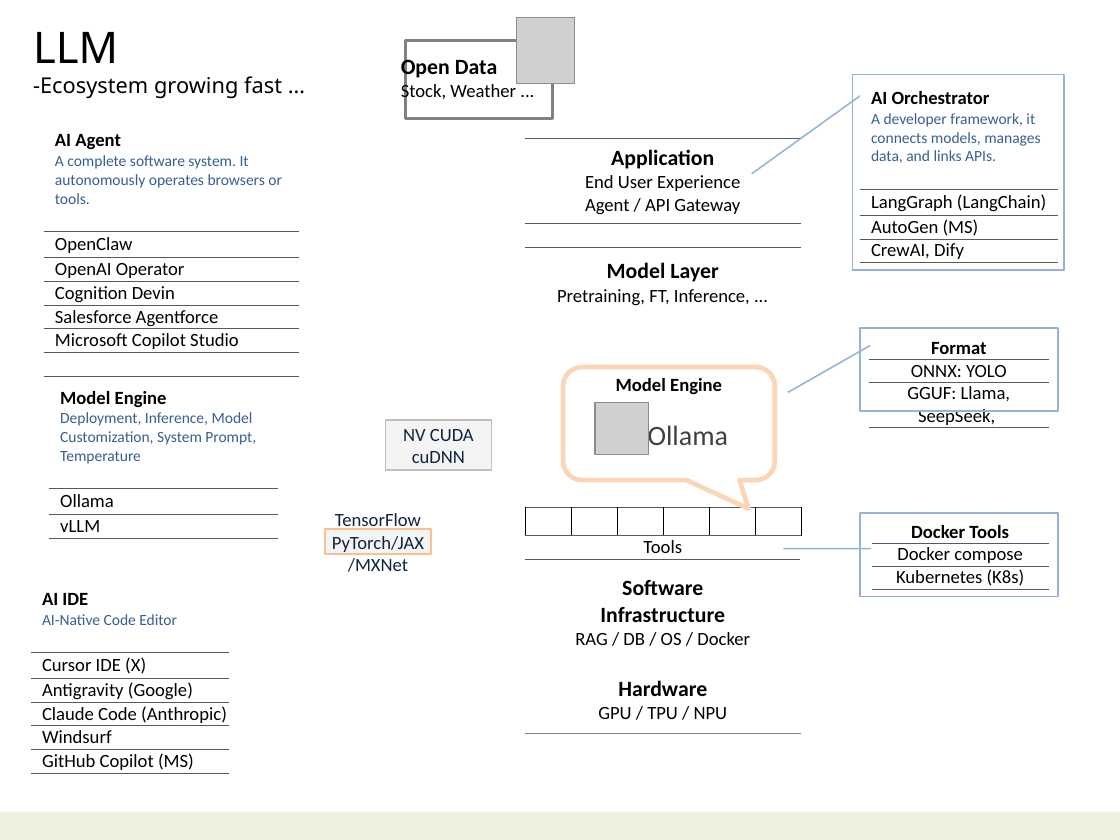
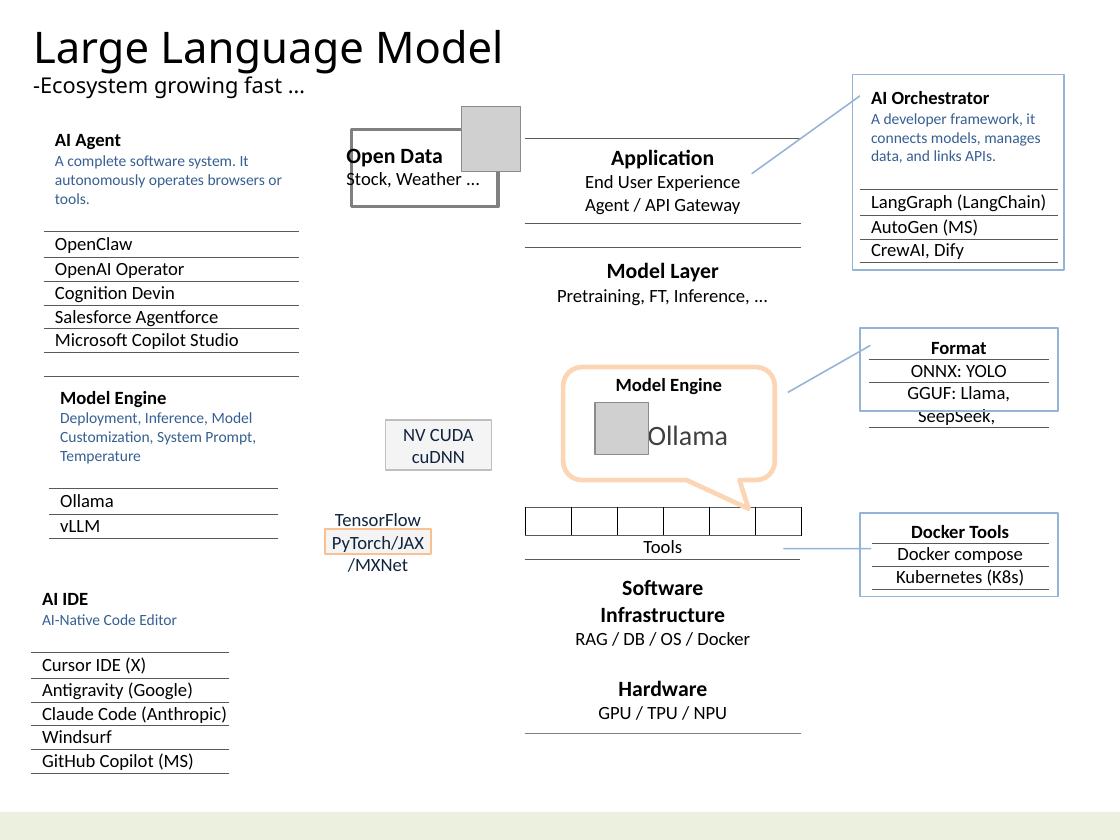
Before and after one commit to navibator/crazy-ai, a slide deck: slide 6 of ai-gemma.pptx. Drawn at 1120x840 pixels with LibreOffice and Linux fonts; fonts in the diff are those of the drawing; grey boxes stand for pictures. Boxes give left, top, right and bottom in pixels: in the first picture for what was removed or moved away, otherwise in the second. Text is boxed around its words. In the diff, an @@ line names an element or a change of style, - is before the commit and + after.

```diff
--- a/ai-gemma.pptx
+++ b/ai-gemma.pptx
@@ text at (33, 30, 503, 74): text changed @@
-LLM
+Large Language Model
@@ 1 picture, 1 text, 1 rectangle: place and size @@
-1 picture, 1 text, 1 rectangle at (401, 18, 576, 118)
+1 picture, 1 text, 1 rectangle at (346, 106, 521, 206)
```
Also in this commit, not shown: 6 other slides changed, 1 slide removed, 18 other files.
